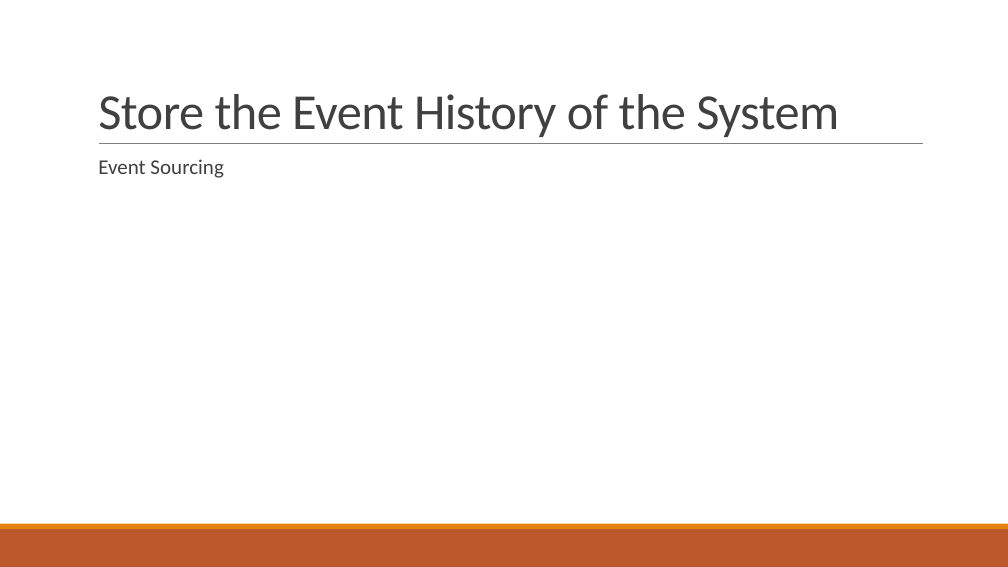
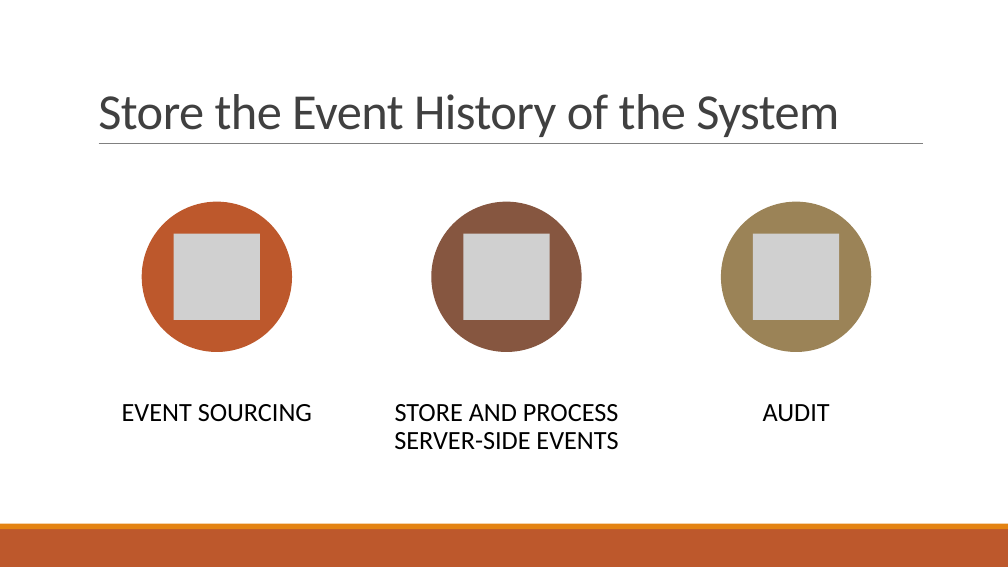
Before and after one commit to pcmichaels/SoftwareArchitectureTalk, a slide deck: slide 29 of Slides/In Search of The Forth Chord.pptx (slide 15 before the commit). Drawn at 1008x567 pixels with LibreOffice and Linux fonts; fonts in the diff are those of the drawing; grey boxes stand for pictures. Boxes give left, top, right and bottom in pixels: in the first picture for what was removed or moved away, otherwise in the second. Text is boxed around its words. In the diff, an @@ line names an element or a change of style, - is before the commit and + after.

```diff
--- a/Slides/In Search of The Forth Chord.pptx
+++ b/Slides/In Search of The Forth Chord.pptx
@@ text at <box>122,404,312,422</box>: text changed; size 20 to 25 pt; text colour #404040 to #000000 @@
-  Event Sourcing
+EVENT SOURCING
@@ group added at <box>141,202,872,449</box>: 3 ellipses, 3 pictures, 2 texts @@
+STORE AND PROCESS SERVER-SIDE EVENTS
+AUDIT
```
Also in this commit, not shown: 2 other slides changed, 17 slides added, 1 slide removed.
